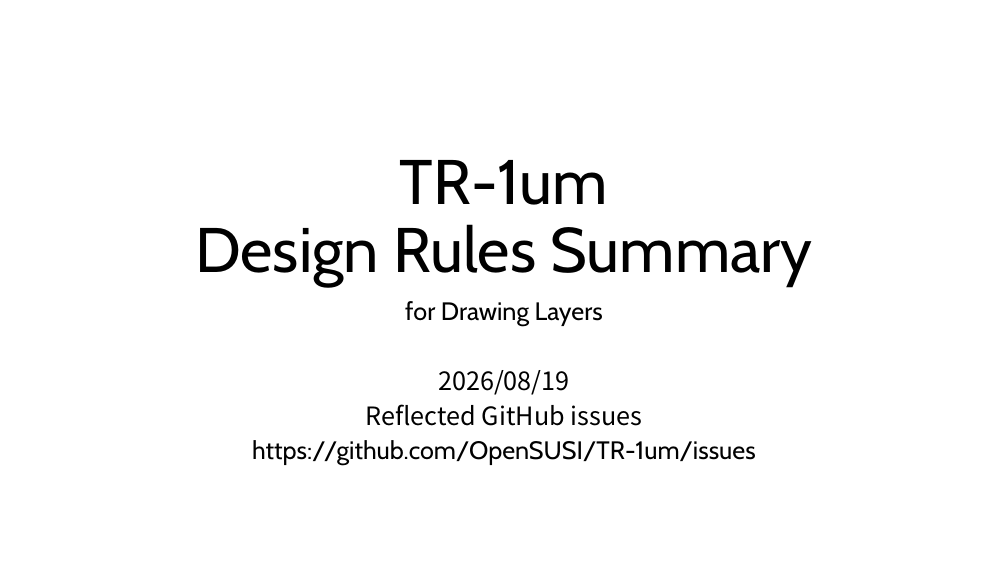
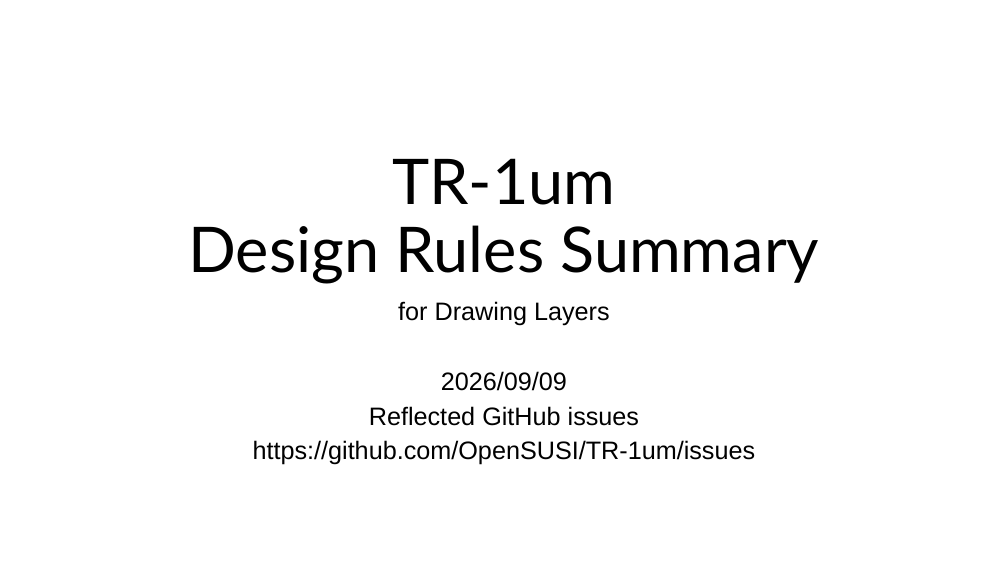
Before and after one commit to OpenSUSI/TR-1um, a slide deck: slide 1 of Document/TR-1um_DRC_summary.pptx. Drawn at 1008x567 pixels with LibreOffice and Linux fonts; fonts in the diff are those of the drawing. Boxes give left, top, right and bottom in pixels: in the first picture for what was removed or moved away, otherwise in the second. Text is boxed around its words. In the diff, an @@ line names an element or a change of style, - is before the commit and + after.

```diff
--- a/Document/TR-1um_DRC_summary.pptx
+++ b/Document/TR-1um_DRC_summary.pptx
@@ title "TR-1um Design Rules Summary" at [188,158,819,284]: font Cabin to Lato @@
@@ subtitle at [253,301,756,465]: font Cabin to Arial in "for Drawing Layers", "https://github.com/OpenSUSI/TR-1um/issues"; font Noto Sans CJK JP to Arial in "Reflected GitHub issues"; less space between paragraphs @@
@@ subtitle at [441,371,567,391]: text changed; font Noto Sans CJK JP to Arial @@
-2026/08/19
+2026/09/09
```
Also in this commit, not shown: 58 other slides changed, 14 other files.
